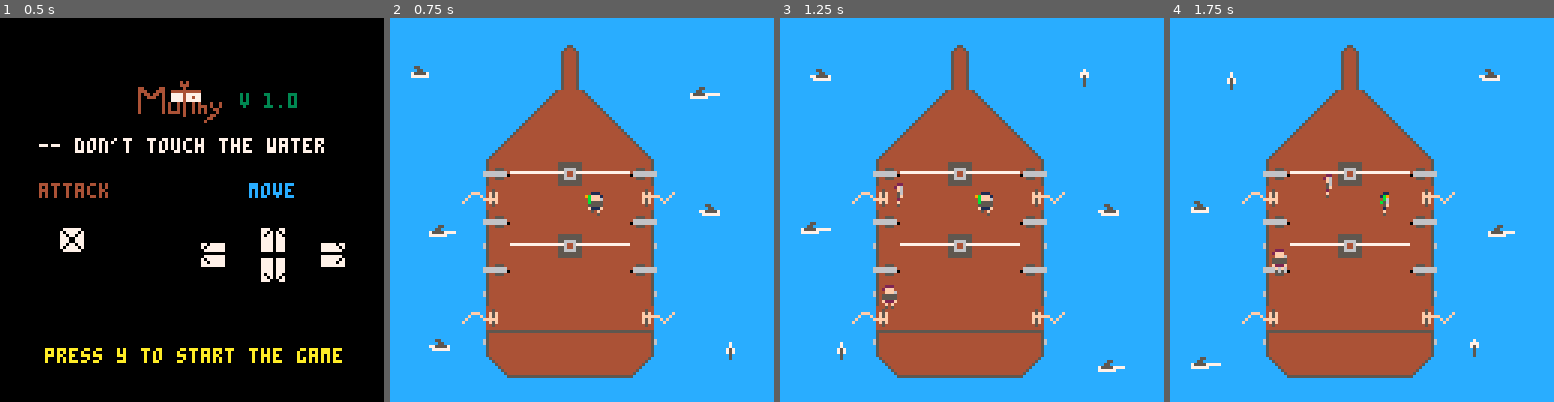
Above: before the commit, frames 1-4 (left to right).
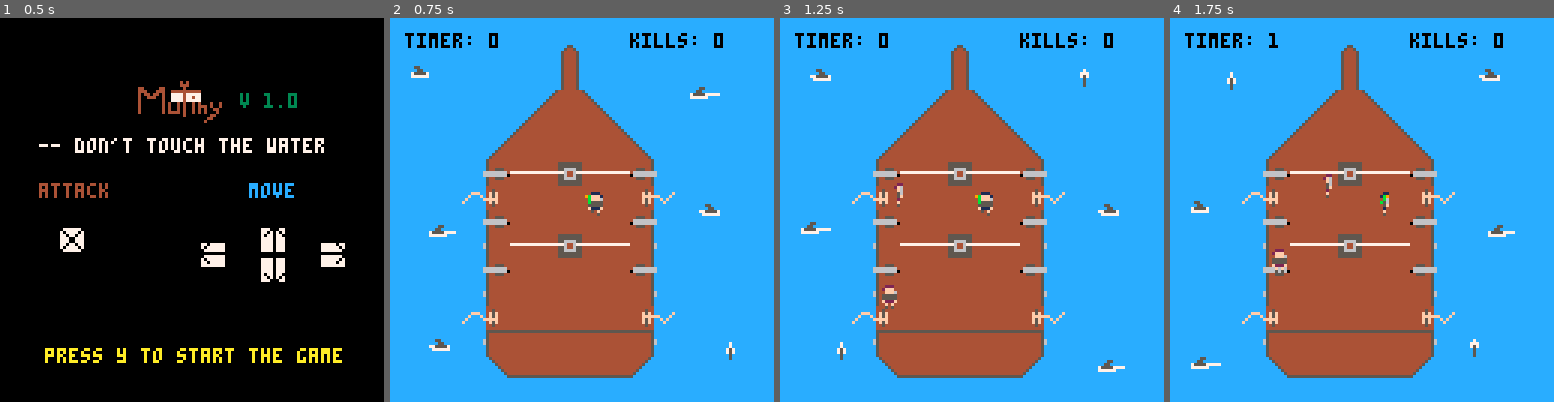
Above: after the commit, the same moments.

Repository: divinus41/Game_Mutiny
Game: PICO-8 cartridge Mutiny/mutiny.p8
The game is run twice, just before and just after one commit, with the same random seed, the same clock (stepped at 60 frames per second) and the same inputs.
Inputs:
- Up to frame 1 (0.5 s): tap X (X key) at 0.33 s
- Up to frame 2 (0.75 s): tap O (Z key) at 0.7 s
- Up to frame 3 (1.25 s): tap X (X key) at 1.07 s
- Up to frame 4 (1.75 s): hold Right from 1.6 s (still down); tap O (Z key) at 1.7 s

Frame 1 is identical in both runs. In frame 2, 0.7% of the frame differs, in the area x 3-87%, y 3-8%; in frame 3, 0.7%; in frame 4, 0.7%.

Commit message:
Game Version 1.0

Diff:
--- a/Mutiny/mutiny.p8
+++ b/Mutiny/mutiny.p8
@@ -176,8 +176,8 @@
 
 	output_map()
 
-	--output_timer()
-	--output_kills()
+	output_timer()
+	output_kills()
 
 	output_sharks()
 
